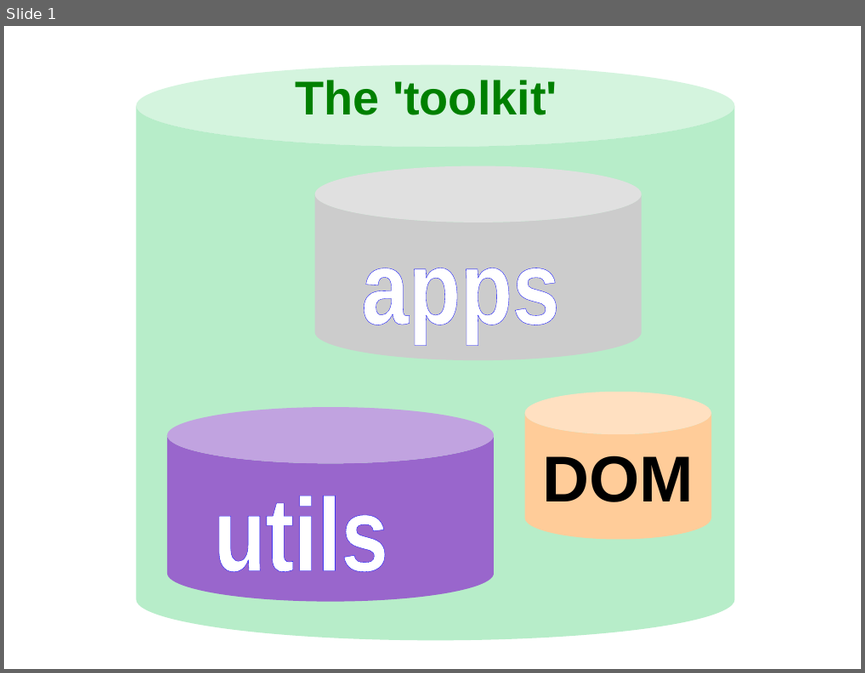
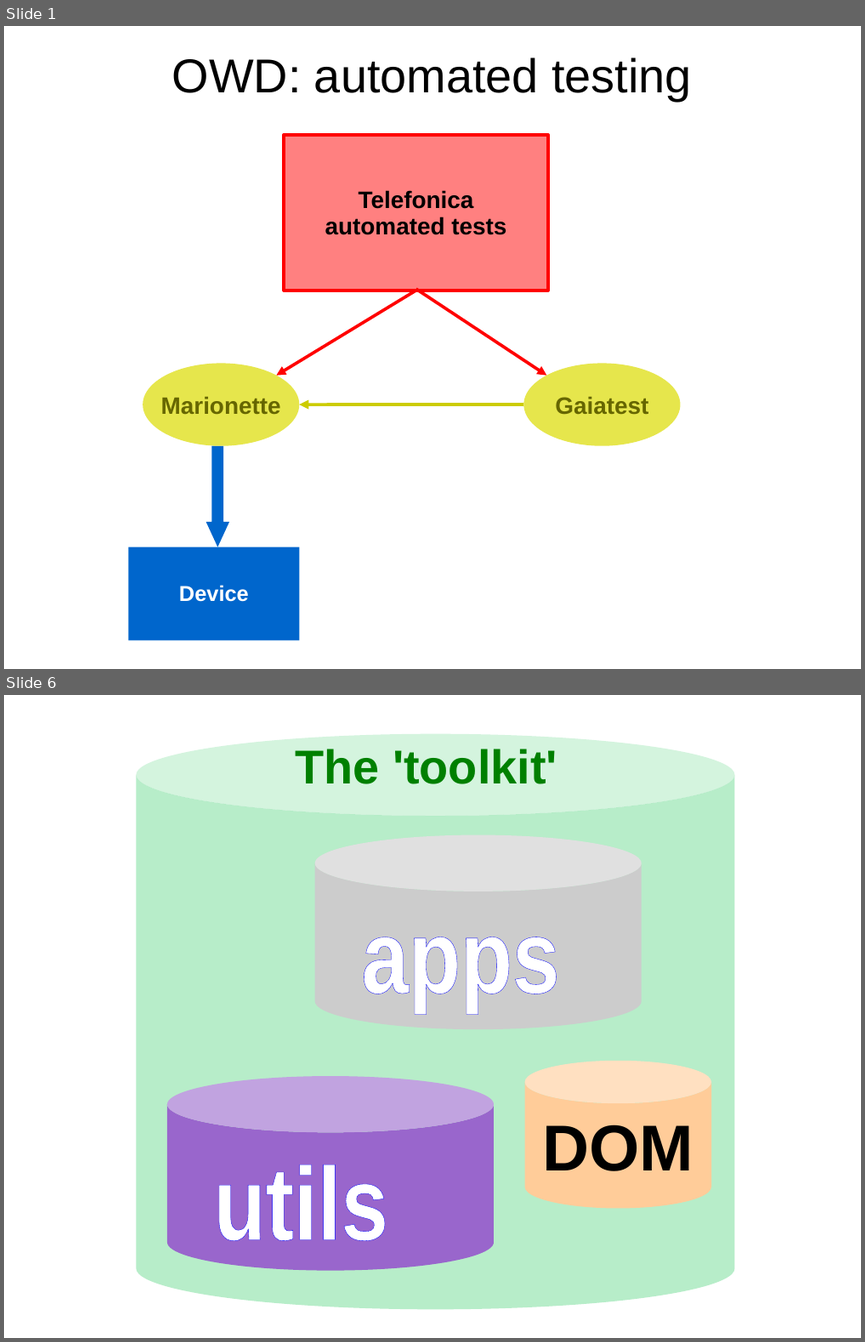
Before and after one commit to owdqa/OWD_TEST_TOOLKIT, a slide deck: Docs/Overview tech.odp. Shown one above the other, each under a label of ours: slide 1 before the commit, slides 1 and 6 after it; the slides between them are not shown. The pictures are 865x673 and 865x1342 pixels, drawn with LibreOffice and Linux fonts; fonts in the diff are those of the drawing. Boxes give left, top, right and bottom in pixels: in the first picture for what was removed or moved away, otherwise in the second. Text is boxed around its words. In the diff, an @@ line names an element or a change of style, - is before the commit and + after.

```diff
--- a/Docs/Overview tech.odp
+++ b/Docs/Overview tech.odp
@@ slide 1 added at bbox=[4, 26, 861, 669], background #FFFFFF @@
@@ text added at bbox=[172, 57, 691, 101], 44 pt, text #000000 @@
+OWD: automated testing
@@ rectangle added at bbox=[284, 135, 548, 290], fill #FF8080, outline #FF0000 2.89 pt, 22 pt, text #000000, bold @@
+Telefonica
+automated tests
@@ arrow added from (416, 290) to (276, 375), #FF0000 2.89 pt @@
@@ arrow added from (416, 289) to (546, 375), #FF0000 2.89 pt @@
@@ ellipse added at bbox=[143, 363, 299, 446], fill #E6E64C, 22 pt, text #666600, bold @@
+Marionette
@@ ellipse added at bbox=[524, 363, 681, 446], fill #E6E64C, 22 pt, text #666600, bold @@
+Gaiatest
@@ arrow added from (524, 404) to (300, 404), #CCCC00 2.89 pt @@
@@ down arrow added at bbox=[206, 446, 229, 547], fill #0066CC @@
@@ rectangle added at bbox=[128, 547, 300, 641], fill #0066CC, 20 pt, text #FFFFFF, bold @@
+Device
@@ what was slide 1 is now slide 6 @@
```
Also in this commit, not shown: 7 slides changed, 3 other slides added, 1 slide removed, 4 other files.
